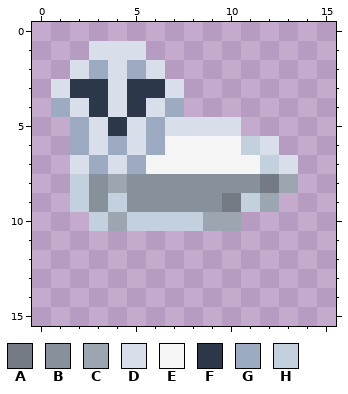
Pixel-art sprite, stored at files/ui_gfx/gun_actions/silver_magnum_death_trigger.png. This is how it looked before the edit.
The file is 16x16 pixels. Colours within 5 levels of each other are drawn and written as one.
Palette (. is transparent): A #747b84  B #86919c  C #9ba6b1  D #d8deea  E #f5f5f5  F #2c374a  G #9caac2  H #c3d1de
Pixels before, first column x 1:
 1 ..DDD........
 2 .DGDGD.......
 3 DFFDFFD......
 4 GDFDFDG......
 5 .GDFDGDDDD...
 6 .GDGDGEEEEHD.
 7 .DGDGEEEEEEHD
 8 .HBCBBBBBBBAC
 9 .HBHBBBBBAHC.
10 ..HCHHHHCC...
And afterwards:
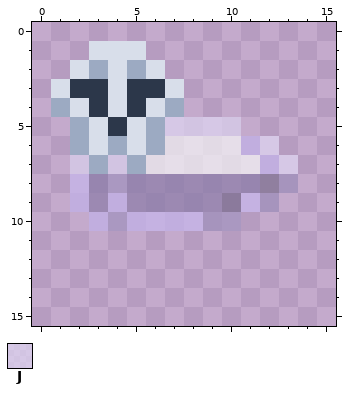
Colours new in this view: J #ded5f1b2
What changed:
colour A: #747b84 -> #796c8cb2
colour B: #86919c -> #8a7ba7b2
colour C: #9ba6b1 -> #9f90bcb2
colour E: #f5f5f5 -> #f5f5f5b2
colour H: #c3d1de -> #c6b6ecb2
Changed rows in their new state; - is a pixel that keeps its letter.
first column x 2:
 5 -----JJJJ---
 6 ----------J-
 7 J-J--------J
Changed places in both pictures, as pixel boxes (x1, y1, x2, y2):
changed: (70, 117, 298, 231)
